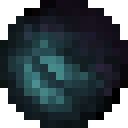
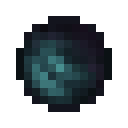
Two versions of the same layered image (128 × 128). Layer-by-layer changes:
added group "LinkenSphere" with 3 layers above "BackgroundG" over [0, 0, 128, 128]
added layer "LSSmall" in group "LinkenSphere" over [16, 16, 112, 112]
hid "LS", moved it into group "LinkenSphere" over [0, 0, 128, 128]
